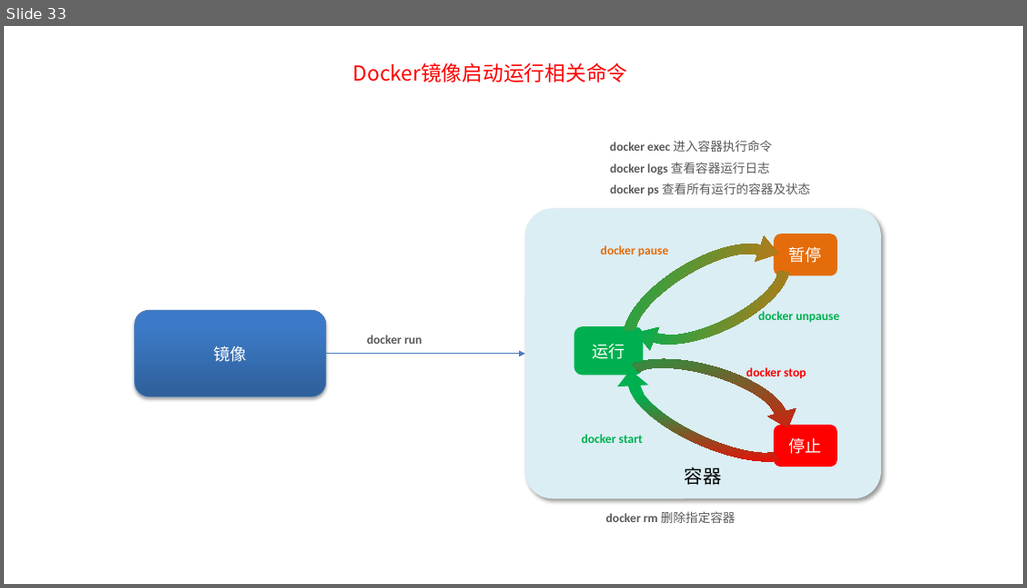
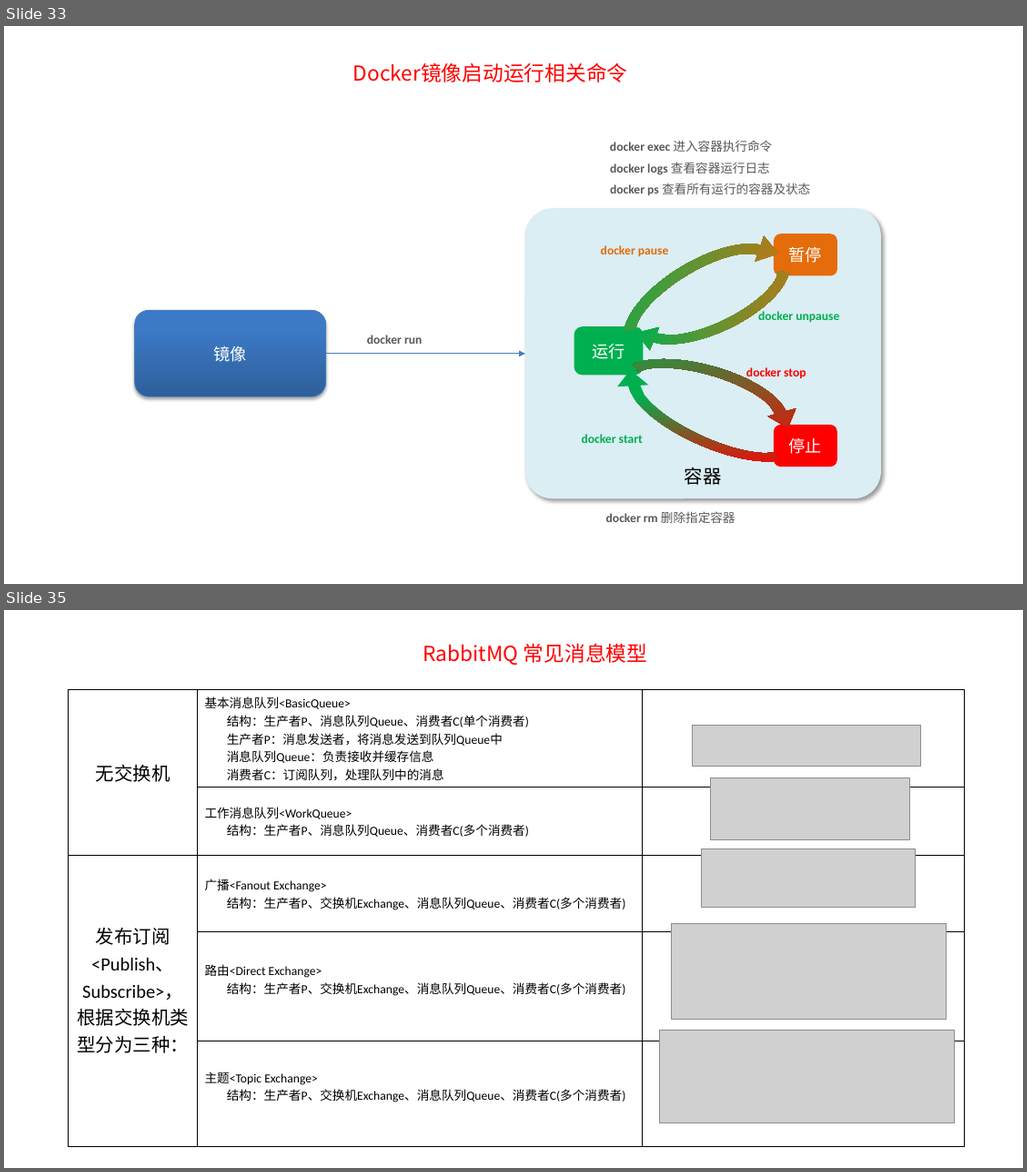
Before and after one commit to Qlj-1966910355/Learning-Materials, a slide deck: learn-file/新建 Microsoft Office PowerPoint 演示文稿.pptx. Shown one above the other, each under a label of ours: slide 33 before the commit, slides 33 and 35 after it; the slides between them are not shown. The pictures are 1027x588 and 1027x1172 pixels, drawn with LibreOffice and Linux fonts; fonts in the diff are those of the drawing; grey boxes stand for pictures. Boxes give left, top, right and bottom in pixels: in the first picture for what was removed or moved away, otherwise in the second. Text is boxed around its words. In the diff, an @@ line names an element or a change of style, - is before the commit and + after.

```diff
--- a/learn-file/新建 Microsoft Office PowerPoint 演示文稿.pptx
+++ b/learn-file/新建 Microsoft Office PowerPoint 演示文稿.pptx
@@ slide 35 added at (x1=4, y1=610, x2=1023, y2=1168), background #FFFFFF @@
@@ text added at (x1=423, y1=644, x2=647, y2=666), 20 pt, text #FF0000 @@
+RabbitMQ 常见消息模型
@@ table added at (x1=69, y1=689, x2=964, y2=1131), 5 rows, 3 columns @@
+无交换机 | 基本消息队列<BasicQueue> / 结构：生产者P、消息队列Queue、消费者C(单个消费者) / 生产者P：消息发送者，将消息发送到队列Queue中 / 消息队列Queue：负责接收并缓存信息 / 消费者C：订阅队列，处理队列中的消息 | 
+ | 工作消息队列<WorkQueue> / 结构：生产者P、消息队列Queue、消费者C(多个消费者) | 
+发布订阅<Publish、Subscribe>，根据交换机类型分为三种： | 广播<Fanout Exchange> / 结构：生产者P、交换机Exchange、消息队列Queue、消费者C(多个消费者) | 
+ | 路由<Direct Exchange> / 结构：生产者P、交换机Exchange、消息队列Queue、消费者C(多个消费者) | 
+ | 主题<Topic Exchange> / 结构：生产者P、交换机Exchange、消息队列Queue、消费者C(多个消费者) | 
@@ picture added at (x1=693, y1=726, x2=920, y2=767) @@
@@ picture added at (x1=711, y1=778, x2=910, y2=840) @@
@@ picture added at (x1=701, y1=848, x2=915, y2=908) @@
@@ picture added at (x1=672, y1=924, x2=947, y2=1020) @@
@@ picture added at (x1=660, y1=1030, x2=955, y2=1123) @@
```
Also in this commit, not shown: 1 other slide added, 5 other files.
